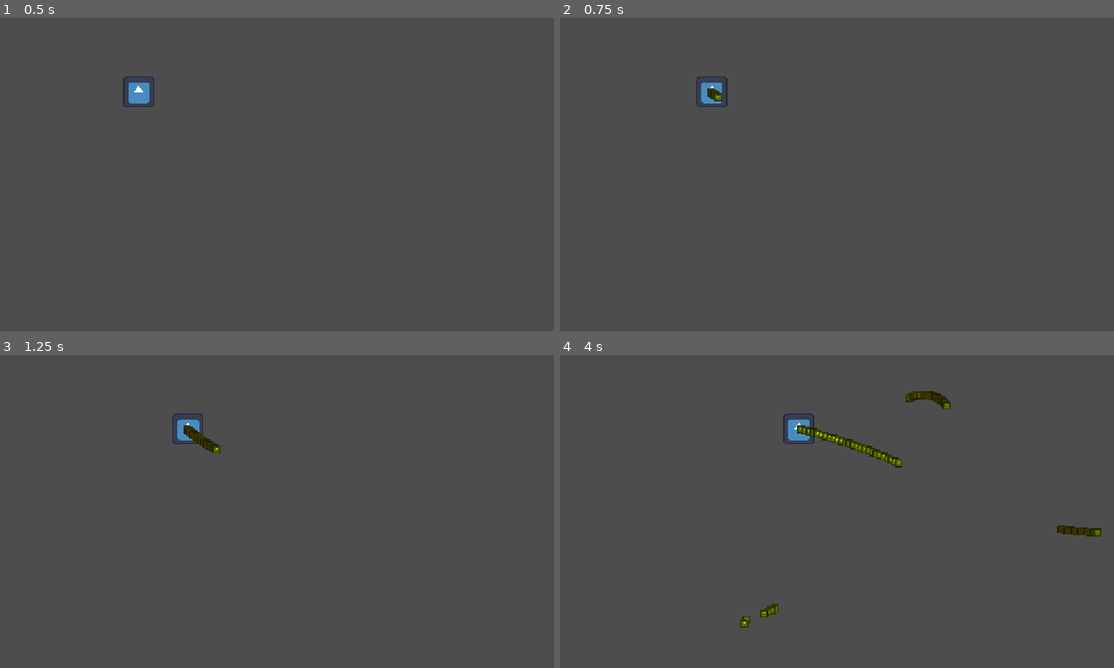
Above: before the commit, frames 1-4 (two rows, left to right).
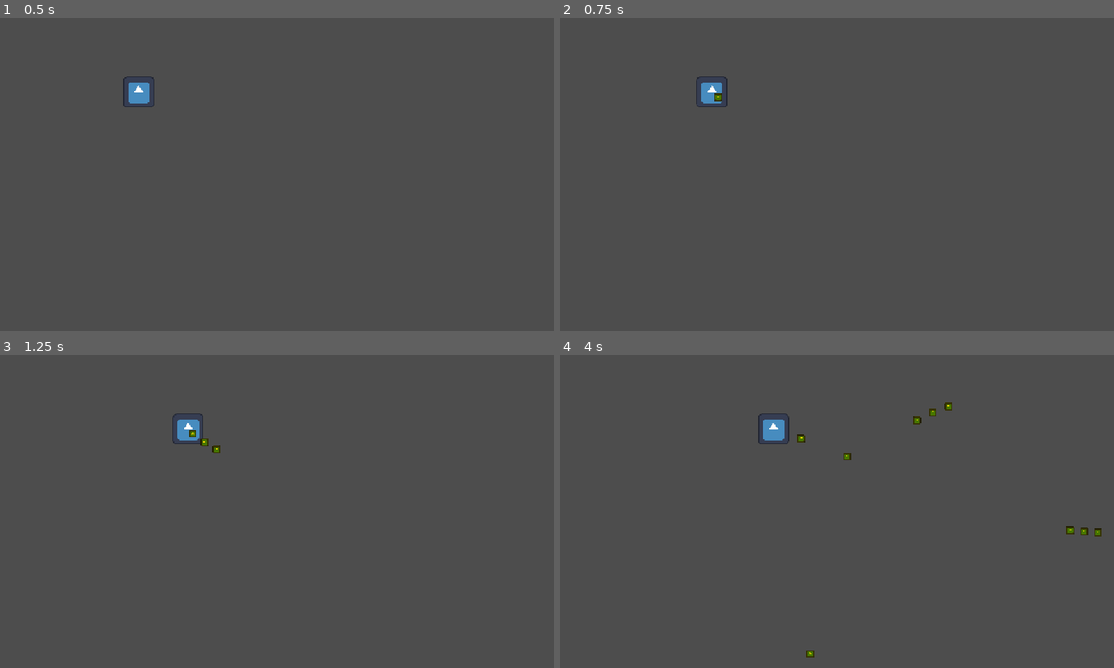
Above: after the commit, the same moments.

Repository: zt1ier/bullet-heuh
Game: Godot game, scene res://main.tscn
Two runs of this game, one before a commit and one after it. Both use one fixed random seed, a clock stepped at 60 frames per second and the inputs below. The engine's default icon, where the game draws it, is replaced by a stand-in: a white triangle on a blue panel in a dark square.
Inputs (mouse positions are in pixels of both pictures, inside the frame that each line leads up to):
- Up to frame 1 (0.5 s): no input
- Up to frame 2 (0.75 s): tap Enter at 0.5 s; move the mouse to (958, 158) at 0.52 s; hold D (move_right) from 0.53 s (still down); hold Space (attack) from 0.53 s (still down)
- Up to frame 3 (1.25 s): keep holding D (move_right); keep holding Space (attack)
- Up to frame 4 (4 s): move the mouse to (726, 527) at 1.27 s; release D (move_right) at 1.28 s; release Space (attack) at 1.28 s; hold S (move_down) 1.28-2.03 s; tap Space (attack) at 1.35, 2.85 s; move the mouse to (892, 442) at 2.02 s; hold D (move_right) 2.03-2.78 s; hold Space (attack) 2.03-2.78 s; move the mouse to (809, 574) at 2.77 s; hold W (move_up) 2.78-3.53 s; move the mouse to (1003, 558) at 3.52 s; hold A (move_left) from 3.53 s (still down); hold Space (attack) from 3.53 s (still down)

Frame 1 is identical in both runs. In frame 2, less than 0.1% of the frame differs, in the area x 26-29%, y 22-27%; in frame 3, 0.2%; in frame 4, 1.8%, in the area x 32-97%, y 11-97%.

Commit message:
FINISHED "20 Minutes Till Dawn"-like movement system

Diff:
--- a/bullet-what/scenes/player.tscn
+++ b/bullet-what/scenes/player.tscn
@@ -18,6 +18,3 @@
 [node name="Sprite2D" type="Sprite2D" parent="."]
 scale = Vector2(0.5, 0.5)
 texture = ExtResource("1_3vyb7")
-
-[node name="AttackTimer" type="Timer" parent="."]
-one_shot = true
--- a/bullet-what/scripts/player.gd
+++ b/bullet-what/scripts/player.gd
@@ -14,16 +14,16 @@
 
 @export var projectile_scene: PackedScene
 @export var movement_speed: float = 300.0
-@export var fire_rate: float = 1.0
+@export var fire_rate: float = 0.25
 
 
 var run_speed: float
 var walk_speed: float
 
+var attack_speed: float
+var time_since_attack: float
+
 var current_state = States.IDLE
-
-
-@onready var attack_timer: Timer = $AttackTimer
 
 
 func _ready() -> void:
@@ -32,10 +32,7 @@
 
 	run_speed = movement_speed
 	walk_speed = movement_speed / 2
-	attack_timer.wait_time = fire_rate
-
-	if attack_timer.one_shot == false:
-		attack_timer.one_shot = true
+	attack_speed = fire_rate
 
 
 func _physics_process(delta: float) -> void:
@@ -55,11 +52,13 @@
 			_process_attacking_while_moving(direction)
 			state_name = "attack while move"
 
+	time_since_attack += get_process_delta_time()
+
 	# --- TRANSITION STATES ---
 	if Input.is_action_pressed("attack"):
-		if direction != Vector2.ZERO and can_attack():
+		if direction != Vector2.ZERO:
 			current_state = States.ATTACKING_WHILE_MOVING
-		else:
+		elif direction == Vector2.ZERO:
 			current_state = States.ATTACKING
 	elif direction != Vector2.ZERO:
 		current_state = States.MOVING
@@ -76,22 +75,21 @@
 
 
 func _process_attacking() -> void:
-	_attack()
+	if time_since_attack >= attack_speed:
+		_attack()
 
 
 func _process_attacking_while_moving(direction: Vector2) -> void:
 	velocity = direction * walk_speed
-	_attack()
+
+	if time_since_attack >= attack_speed:
+		_attack()
 
 
 func _attack() -> void:
-	attack_timer.start()
-
 	var projectile := projectile_scene.instantiate() as Projectile
 	projectile.direction = -(global_position - get_global_mouse_position()).normalized()
 	projectile.global_position = global_position
 	add_sibling(projectile)
 
-
-func can_attack() -> bool:
-	return attack_timer.is_stopped()
+	time_since_attack = 0
